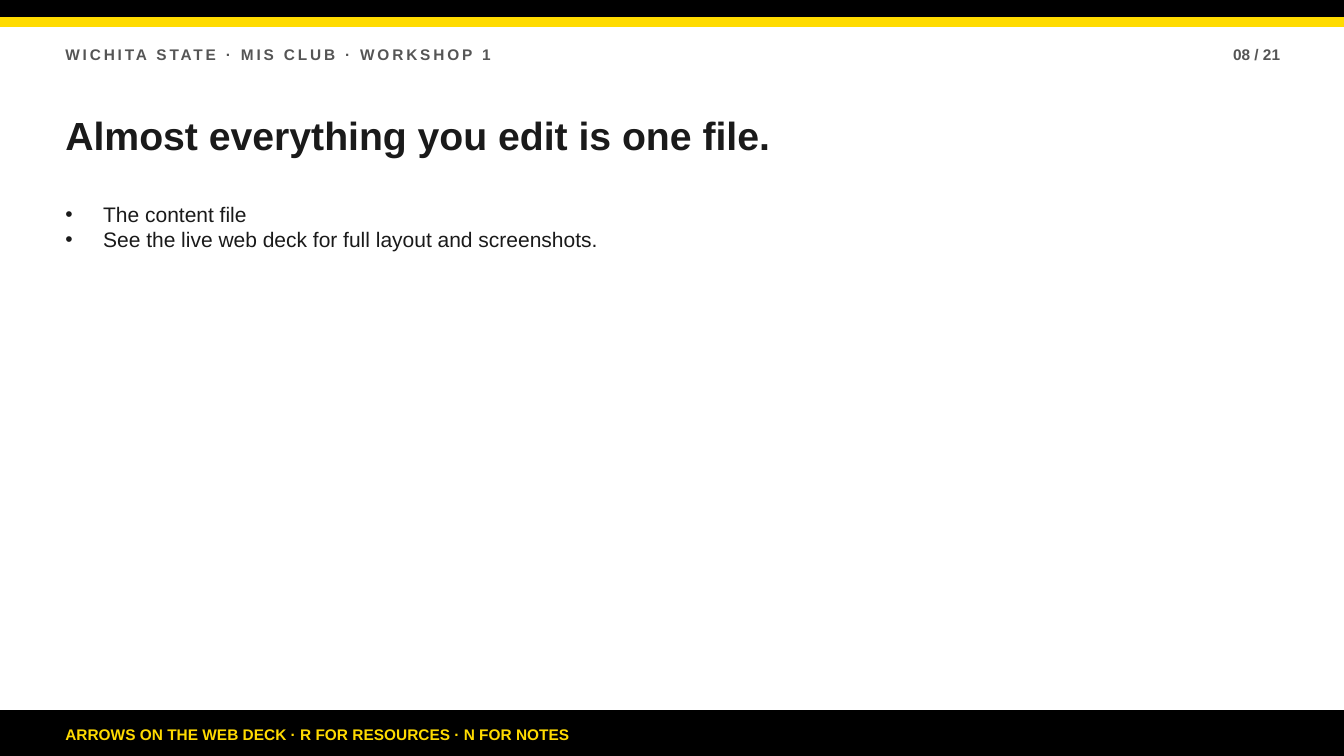
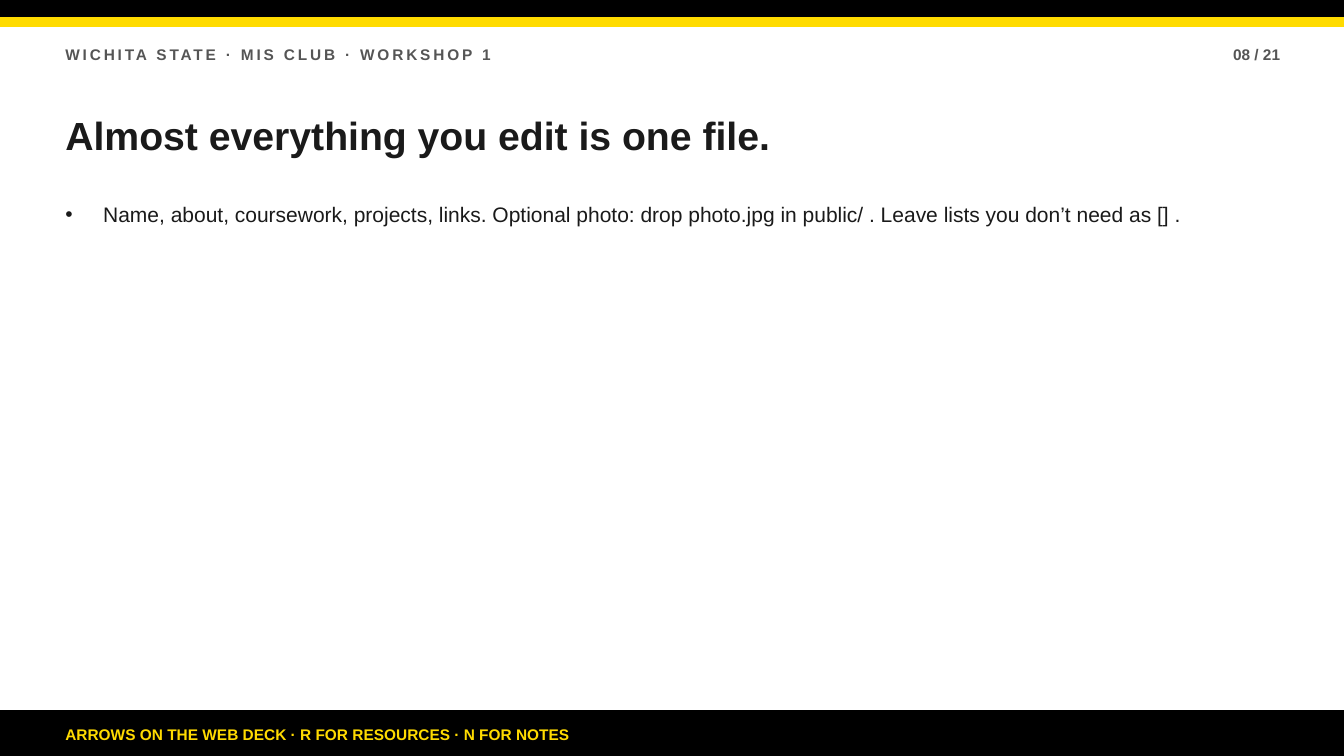
Before and after one commit to bsbcyber/workshop-site, a slide deck: slide 8 of downloads/workshop-1-presentation.pptx. Drawn at 1344x756 pixels with LibreOffice and Linux fonts; fonts in the diff are those of the drawing. Boxes give left, top, right and bottom in pixels: in the first picture for what was removed or moved away, otherwise in the second. Text is boxed around its words. In the diff, an @@ line names an element or a change of style, - is before the commit and + after.

Commit message:
Deck: personal About Me with photo and education

```diff
--- a/downloads/workshop-1-presentation.pptx
+++ b/downloads/workshop-1-presentation.pptx
@@ text at (103,206,1151,227): text changed @@
-• The content file
-• See the live web deck for full layout and screenshots.
+• Name, about, coursework, projects, links. Optional photo: drop photo.jpg in public/ . Leave lists you don’t need as [] .
```
Also in this commit, not shown: 18 other slides changed, 4 other files.
